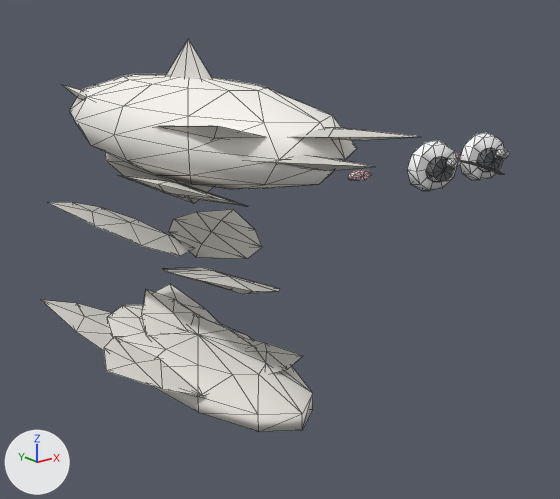
An edit to the glTF model web-forest/public/model/species/geastrum-saccatum.glb, drawn before and after from the same camera.
The view is the same before and after, from a 50 mm lens placed at (-0.241, -0.366, 0.238), pointed at (0.028, -0.03, 0.103). Lighting does not change. The marker at lower left points along +X, +Y and +Z. The older version comes first. Mesh edges are drawn as thin lines. Vertices at exactly the same position are counted once.

Objects in the first picture: 'ball', 'p0', 'p10', 'p11', 'p14', 'p19', 'p3', 'p4', 'p5', 'p6', 'p7', 'p8' and 3 more.
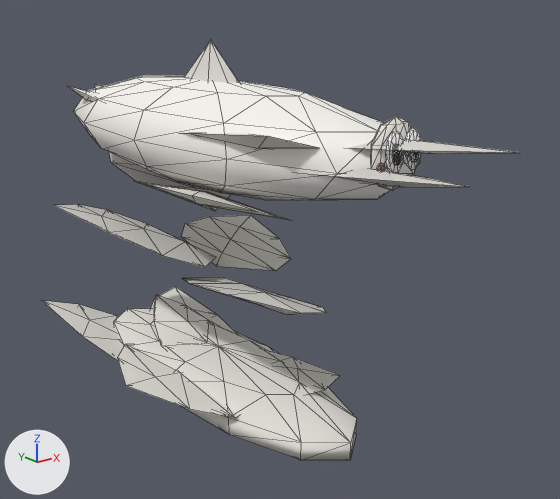
ob_body is not drawn itself; it is the parent of ob_ball, ob_p0, ob_p1, ob_p2, ob_p3, ob_p4, ob_p5, ob_p6.

Where the change shows, as pixel boxes (x1, y1, x2, y2) in the pictures (560 x 499 px; the box of a moved part takes in the faces that stretch with it):
'ball', reshaped, moved, rescaled (21% narrower, 7% taller): before (69, 39, 509, 432); after (73, 40, 421, 460)
'p7', moved, rescaled (17% wider, 12% taller): before (169, 209, 262, 259); after (182, 215, 291, 271)
'p3', moved, rescaled (18% wider, 25% taller): before (104, 337, 207, 396); after (117, 344, 239, 418)
'p8', moved, rescaled (11% wider, 16% taller): before (49, 202, 195, 256); after (54, 204, 216, 267)
'p6', moved, rescaled (24% wider, 36% taller): before (163, 267, 279, 294); after (182, 278, 326, 315)
'p5', moved, rescaled (10% taller): before (142, 290, 197, 339); after (154, 295, 211, 349)
'p14', moved, rescaled: before (256, 155, 374, 170); after (303, 169, 468, 187)
'p0', moved, rescaled (14% wider, 17% taller): before (42, 300, 112, 351); after (43, 301, 123, 361)
'p22', moved, rescaled: before (291, 127, 421, 140); after (349, 140, 520, 154)
'p4', moved, rescaled (25% wider, 22% taller): before (244, 338, 303, 374); after (266, 350, 340, 394)
'p19', moved, rescaled (26% wider, 13% taller): before (157, 125, 264, 139); after (183, 133, 318, 149)
'p11', moved, rescaled (19% wider, 25% taller): before (118, 175, 246, 206); after (136, 181, 289, 220)
'p10', moved, rescaled (13% wider, 15% taller): before (106, 153, 213, 204); after (109, 152, 230, 211)
'p2', moved, rescaled: before (155, 284, 220, 324); after (151, 287, 235, 332)
'p21', moved, rescaled (mostly hidden): before (62, 85, 88, 99); after (68, 86, 98, 101)
'p18', moved, rescaled (not visible before): after (95, 84, 102, 88)
part 1 of me_mesh_0, added: after (377, 163, 385, 171)
part 2 of me_mesh_0, deleted: before (460, 160, 503, 175)
part 3 of me_mesh_0, moved or reshaped: before (353, 136, 509, 191); after (371, 116, 421, 173)
part 4 of me_mesh_0, recoloured: before (348, 133, 494, 182); after (371, 124, 414, 191)

Patch to the scene script:
```diff
--- a/web-forest/public/model/species/geastrum-saccatum.glb.py
+++ b/web-forest/public/model/species/geastrum-saccatum.glb.py
@@ me_mesh_0 @@
 # used by ob_ball; parent = ob_body; location = (0.0, 0.0, 0.0)
-me_mesh_0.from_pydata(...)  # 337 vertices, 626 faces; spans x -0.085..0.085, y -0.141..0.085, z 0.0..1.0
+me_mesh_0.from_pydata(...)  # 379 vertices, 706 faces; spans x -0.085..0.085, y -0.085..0.085, z 0.0..1.0
+# me_mesh_0 part 1: a new loose piece, a 10-sided cut cone along y (radius 0.00338 by 0.00849 at the low end, 0.00368 by 0.00923 at the high end) spanning x -0.02244..-0.01508, y -0.08049..-0.08006, z 0.77276..0.79032, in mat_flat
+# me_mesh_0 part 2: the loose piece of 38 vertices spanning x -0.003..0.003, y -0.141..-0.115, z 0.801..0.811 is deleted
+# me_mesh_0 part 3
+# 30 vertices are removed from x -0.05..0.057, y -0.132..-0.11, z 0.782..0.849
+# 194 faces are deleted
+# 146 vertices move from x -0.06..0.06, y -0.132..-0.11, z 0.766..0.853 to x -0.023..0.023, y -0.083..-0.076, z 0.725..0.861
+# 22 vertices are added at x -0.009..0.023, y -0.083..-0.077, z 0.776..0.875
+# 6 new vertices lie (0.004, 0.0, 0.0) away from vertices in x -0.053..0.047, y -0.131..-0.11, z 0.773..0.786
+# 194 new faces join them
+# me_mesh_0 part 4: 84 kept faces spanning x -0.023..0.023, y -0.083..-0.076, z 0.725..0.861 get new vertex colours
+# other edits to the shape of me_mesh_0 do not show in these pictures
 me_mesh_0.materials.append(mat_flat)
@@ ob_body @@
 ob_body = bpy.data.objects.new('body', None)
-ob_body.location = (0.00922, 0.0312, 0.0)
-ob_body.scale = (0.598, 1.58, 0.22)
+ob_body.location = (0.00922, 0.00801, 0.0)
+ob_body.scale = (0.598, 1.81, 0.22)
```
